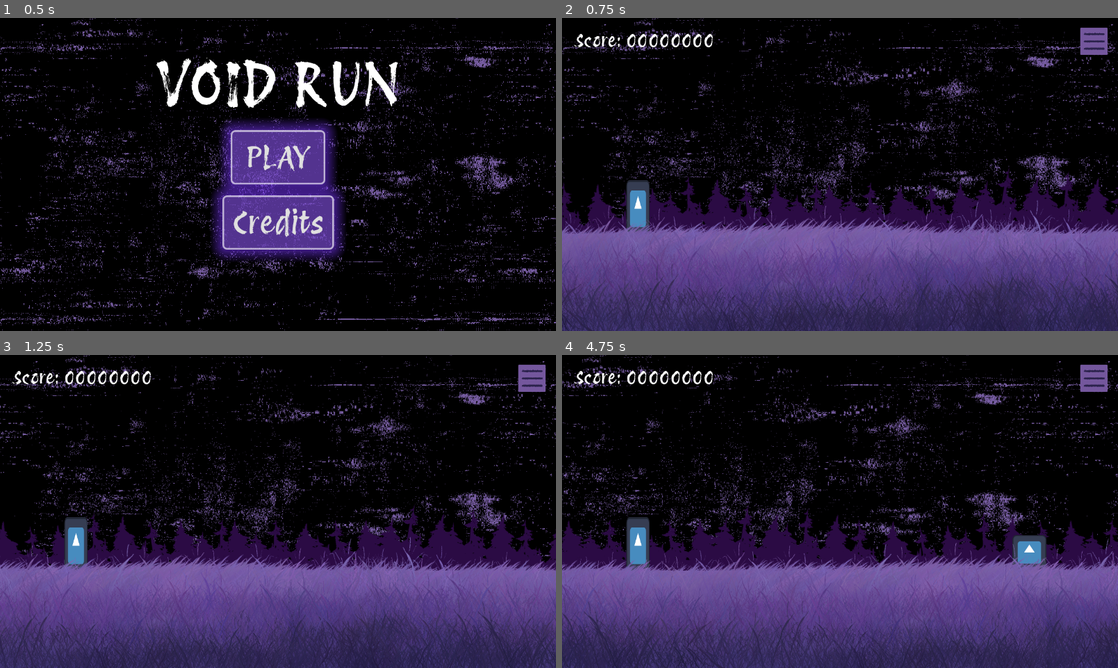
Above: before the commit, frames 1-4 (two rows, left to right).
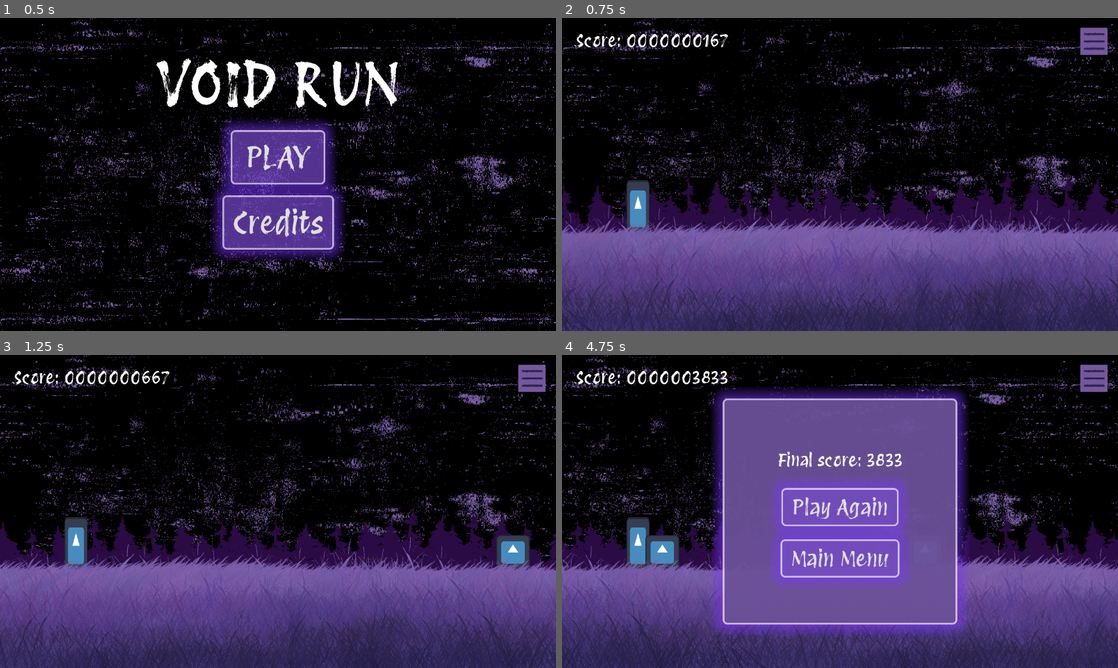
Above: after the commit, the same moments.

Repository: KeyraWebb/mobile-game-small-2025
Game: Godot game, scene res://Scenes/main_menu.tscn
Two runs of this game, one before a commit and one after it. Both use one fixed random seed, a clock stepped at 60 frames per second and the inputs below. The engine's default icon, where the game draws it, is replaced by a stand-in: a white triangle on a blue panel in a dark square.
Inputs (mouse positions are in pixels of both pictures, inside the frame that each line leads up to):
- Up to frame 1 (0.5 s): no input
- Up to frame 2 (0.75 s): click "PLAY" at 0.5 s
- Up to frame 3 (1.25 s): no input
- Up to frame 4 (4.75 s): move the mouse to (962, 495) at 1.27 s; press the mouse at (962, 495) at 1.28 s; move the mouse to (728, 527) at 2.02 s; release the mouse at (728, 527) at 2.03 s; click (728, 527) at 2.1 s; move the mouse to (895, 442) at 2.77 s; press the mouse at (895, 442) at 2.78 s; move the mouse to (812, 574) at 3.52 s; release the mouse at (812, 574) at 3.53 s; click (812, 574) at 3.6 s; move the mouse to (1006, 558) at 4.27 s; press the mouse at (1006, 558) at 4.28 s

Frame 1 is identical in both runs. In frame 2, 0.1% of the frame differs, in the area x 25-30%, y 4-10%; in frame 3, 0.7%; in frame 4, 39%, in the area x 0-100%, y 0-100%.

Commit message:
feat(game): there is now a score

Diff:
--- a/infinite-runner/Scenes/game.tscn
+++ b/infinite-runner/Scenes/game.tscn
@@ -1,5 +1,6 @@
-[gd_scene load_steps=17 format=3 uid="uid://b6p0ch7meljjh"]
+[gd_scene load_steps=18 format=3 uid="uid://b6p0ch7meljjh"]
 
+[ext_resource type="Script" uid="uid://bnfaugfm3ko2u" path="res://Scripts/gameManager.gd" id="1_1phco"]
 [ext_resource type="Texture2D" uid="uid://ds4wisurrs1ul" path="res://Assets/Images/Glitchvoid BG.png" id="1_6t2ij"]
 [ext_resource type="PackedScene" uid="uid://bsdpfv0ogayj8" path="res://Scenes/Objects/player.tscn" id="1_qt0gu"]
 [ext_resource type="Texture2D" uid="uid://ewaavyv5v1nx" path="res://Assets/Images/Tree midground.png" id="2_14ffb"]
@@ -22,6 +23,7 @@
 [sub_resource type="WorldBoundaryShape2D" id="WorldBoundaryShape2D_pa3wp"]
 
 [node name="Game" type="Node2D"]
+script = ExtResource("1_1phco")
 
 [node name="Background" type="ParallaxBackground" parent="."]
 follow_viewport_scale = 0.0
@@ -80,7 +82,7 @@
 [node name="Game Over" parent="CanvasLayer" instance=ExtResource("8_rfjv2")]
 visible = false
 
-[node name="Label" type="Label" parent="CanvasLayer"]
+[node name="Score" type="Label" parent="CanvasLayer"]
 offset_left = 30.0
 offset_top = 27.0
 offset_right = 350.0
@@ -94,10 +96,9 @@
 
 [node name="SpawnTimer" type="Timer" parent="Obstacles"]
 wait_time = 2.0
-autostart = true
 
 [node name="Obstacle spawner" type="Node2D" parent="Obstacles"]
-position = Vector2(1658, 472)
+position = Vector2(1318, 472)
 script = ExtResource("5_gvbm6")
 
 [node name="Spawn bottom" type="Node2D" parent="Obstacles/Obstacle spawner"]
--- /dev/null
+++ b/infinite-runner/Scripts/gameManager.gd
@@ -0,0 +1,9 @@
+extends Node2D
+
+var score = 0
+@export var scoreMagnifier = 1000
+@onready var scoreLabel = $CanvasLayer/Score
+
+func _process(delta: float) -> void:
+	score += delta * scoreMagnifier
+	scoreLabel.text = "Score: %010.0f" % score
--- a/infinite-runner/Scripts/game_over.gd
+++ b/infinite-runner/Scripts/game_over.gd
@@ -1,6 +1,10 @@
 extends PanelContainer
 
+@onready var gameManager = $"../.."
+@onready var finalScoreLabel = $"VBoxContainer/Final Score"
+
 func gameOver():
+	finalScoreLabel.text = "Final score: %.0f" % gameManager.score
 	get_tree().paused = true
 	self.visible = true
 
--- a/infinite-runner/Scripts/obstacle_spawner.gd
+++ b/infinite-runner/Scripts/obstacle_spawner.gd
@@ -9,11 +9,12 @@
 # Called when the node enters the scene tree for the first time.
 func _ready() -> void:
 	spawnPoints = get_children()
+	_on_timer_timeout()
 
 func _on_timer_timeout() -> void:
 	var select = randi_range(0, spawnPoints.size() - 1)
 	spawnPoints[select].spawn(obstacleHolder)
-	spawnTimer.start(2)
+	spawnTimer.start(frequency)
 
 func _on_despawn_zone_area_entered(area: Area2D) -> void:
 	area.queue_free()
Not shown, added: infinite-runner/Scripts/gameManager.gd.uid
